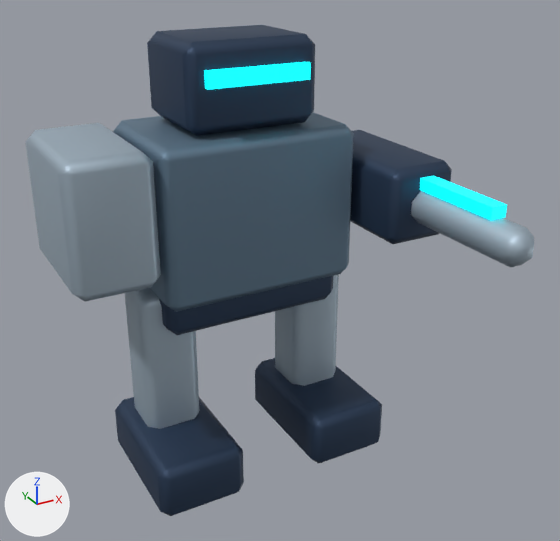
Before and after pictures for a commit that changed the Blender file art/sentinel.blend.
The view is the same before and after, from a 50 mm camera at (-1.26, -2.67, 2.1) aimed at (0.01, -0.35, 0.94). The axes (+X, +Y, +Z) are drawn at lower left. The lights are the same throughout. The first picture is the older version.

The scene before the commit, as lines of its bpy script (objects in view):
```python
ob_accelerator_barrel = bpy.data.objects.new('Accelerator barrel', me_cube_045)
ob_accelerator_barrel.location = (0.56, -0.72, 1.15)
ob_foot = bpy.data.objects.new('Foot', me_cube_035)
ob_foot.location = (-0.34, -0.1, 0.12)
ob_foot_001 = bpy.data.objects.new('Foot.001', me_cube_037)
ob_foot_001.location = (0.34, -0.1, 0.12)
ob_helmet = bpy.data.objects.new('Helmet', me_cube_041)
ob_helmet.location = (0.0, 0.0, 1.6)
ob_leg_actuator = bpy.data.objects.new('Leg actuator', me_cube_036)
ob_leg_actuator.location = (-0.34, 0.0, 0.5)
ob_leg_actuator_001 = bpy.data.objects.new('Leg actuator.001', me_cube_038)
ob_leg_actuator_001.location = (0.34, 0.0, 0.5)
ob_pelvis = bpy.data.objects.new('Pelvis', me_cube_039)
ob_pelvis.location = (0.0, 0.0, 0.78)
ob_shoulder_shield = bpy.data.objects.new('Shoulder shield', me_cube_043)
ob_shoulder_shield.location = (-0.57, 0.0, 1.18)
ob_weapon_cradle = bpy.data.objects.new('Weapon cradle', me_cube_044)
ob_weapon_cradle.location = (0.56, -0.17, 1.15)
# also in view: 'Torso' at (0.0, 0.0, 1.12); 'Weapon tracer' at (0.56, -0.55, 1.24); 'Visor' at (0.0, -0.22, 1.64)
```
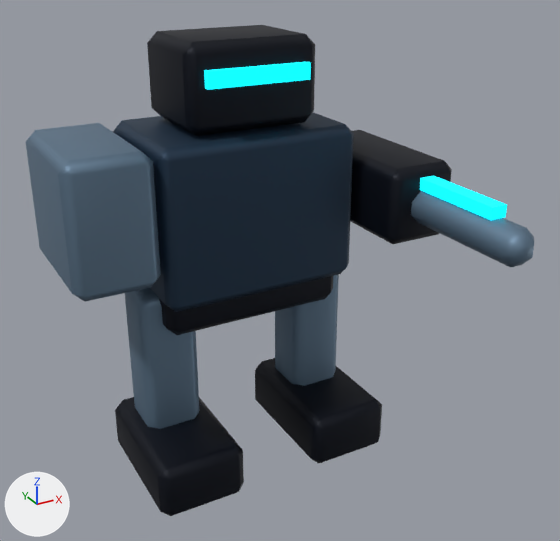
Where the change shows, as pixel boxes (x1, y1, x2, y2) in the pictures (560 x 541 px):
'Torso', recoloured (blue to dark blue)
    both: (113, 112, 354, 312)
'Shoulder shield', recoloured (darker)
    both: (26, 123, 161, 301)
'Helmet', recoloured (dark blue to black)
    both: (147, 25, 315, 136)
'Foot', recoloured (dark blue to black)
    both: (115, 397, 244, 516)
'Foot.001', recoloured (dark blue to black)
    both: (255, 358, 382, 463)
'Leg actuator', recoloured (darker)
    both: (125, 288, 199, 429)
'Weapon cradle', recoloured (dark blue to black)
    both: (350, 130, 452, 244)
'Leg actuator.001', recoloured (darker)
    both: (275, 274, 339, 386)
'Accelerator barrel', recoloured (darker)
    both: (411, 191, 534, 267)
'Pelvis', recoloured (dark blue to black)
    both: (159, 276, 333, 335)

Patch to the scene script:
```diff
--- a/art/sentinel.blend.py
+++ b/art/sentinel.blend.py
@@ mat_dark @@
 mat_dark = principled_material('dark')
-mat_dark.base_color = (0.0314, 0.0588, 0.114)  # dark blue #32455f
+mat_dark.base_color = (0.00243, 0.00478, 0.0123)  # black #080f1d
 mat_dark.metallic = 0.55
@@ mat_edge @@
 mat_edge = principled_material('edge')
-mat_edge.base_color = (0.412, 0.51, 0.596)  # light grey #acbdcb
+mat_edge.base_color = (0.141, 0.223, 0.314)  # blue #698298
 mat_edge.metallic = 0.55
@@ mat_armor @@
 mat_armor = principled_material('armor')
-mat_armor.base_color = (0.149, 0.235, 0.322)  # blue #6c859a
+mat_armor.base_color = (0.0194, 0.0452, 0.0844)  # dark blue #263c52
 mat_armor.metallic = 0.55
```
